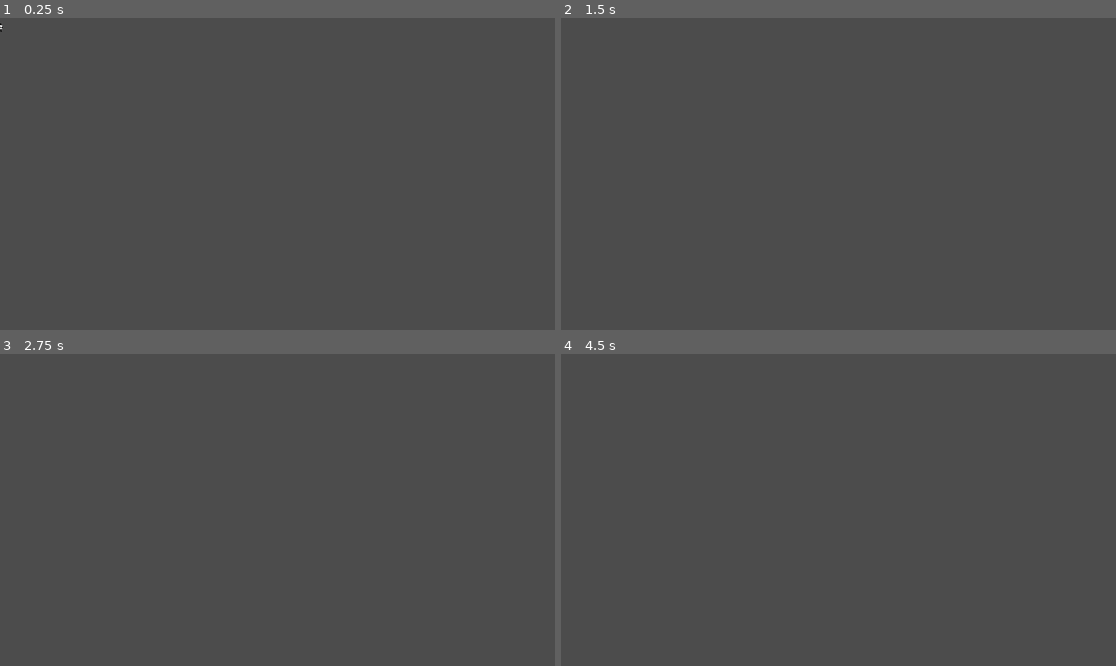
Above: before the commit, frames 1-4 (two rows, left to right).
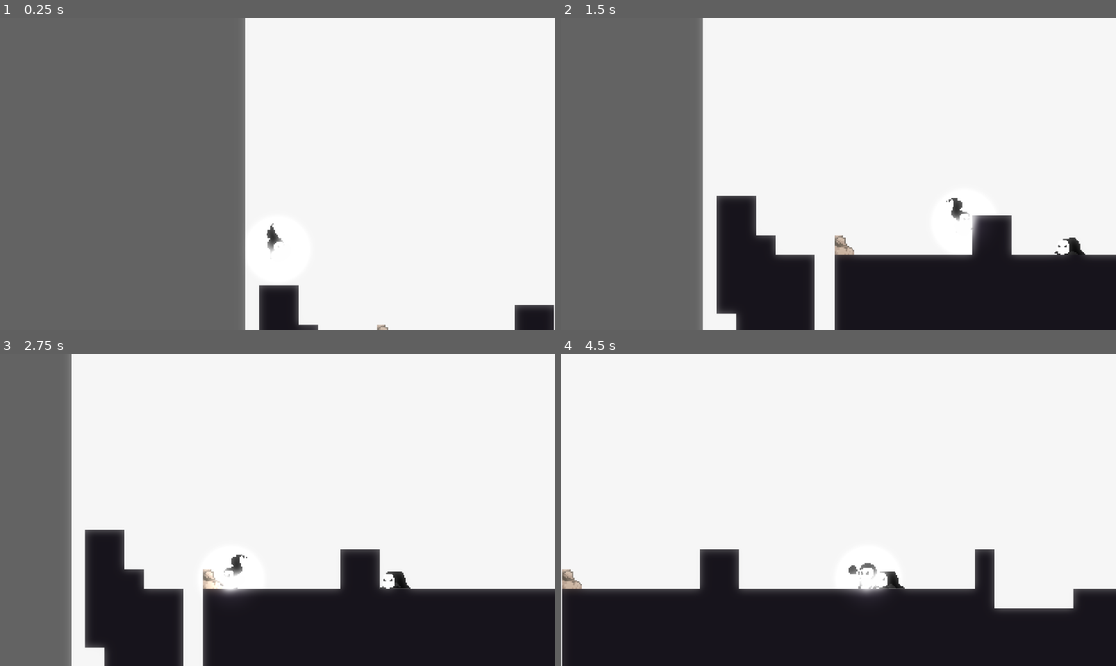
Above: after the commit, the same moments.

Repository: SirDroffilc/Global-Game-Jam-Kamiyon-Studios
Game: Godot game, scene res://scenes/stages/stage_1.tscn
Same seed, same stepped clock (60 frames per second), same inputs: the game is played once before the commit and once after it. Before the commit the project starts from res://scenes/players/player.tscn.
Inputs (mouse positions are in pixels of both pictures, inside the frame that each line leads up to):
- Up to frame 1 (0.25 s): no input
- Up to frame 2 (1.5 s): move the mouse to (960, 158) at 0.52 s; press the mouse at (960, 158) at 0.53 s; hold D (move_right) from 0.53 s (still down); tap Space (jump) at 0.77, 1.07 s; tap C (dash) at 0.8, 1.35 s; move the mouse to (727, 189) at 1.27 s; release the mouse at (727, 189) at 1.28 s
- Up to frame 3 (2.75 s): tap Space (jump) at 1.52, 1.55, 1.82 s; move the mouse to (333, 441) at 2.02 s; release D (move_right) at 2.03 s; hold A (move_left) from 2.03 s (still down); hold Space (jump) from 2.03 s (still down); click (333, 441) at 2.3 s
- Up to frame 4 (4.5 s): move the mouse to (810, 572) at 2.77 s; release A (move_left) at 2.78 s; release Space (jump) at 2.78 s; hold D (move_right) 2.78-4.28 s; click (810, 572) at 2.85 s; tap Space (jump) at 3.02, 3.32 s; tap C (dash) at 3.05, 3.6 s; move the mouse to (1005, 556) at 3.52 s; hold Space (jump) 3.53-4.28 s; move the mouse to (672, 463) at 4.27 s; hold A (move_left) from 4.28 s (still down); click (672, 463) at 4.35 s

The runs differ from the first frame. In frame 1, 57% of the frame differs, in the area x 0-100%, y 0-100%; in frame 2, 75%; in frame 3, 87%; in frame 4, 99%.
Error before the commit: Invalid access to property or key 'offset' on a base object of type 'null instance'. (res://scripts/players/player.gd:89)

Commit message:
stable version

Diff:
--- a/project.godot
+++ b/project.godot
@@ -15,7 +15,7 @@
 [application]
 
 config/name="Global Game Jam"
-run/main_scene="uid://c3emj4ho0t73a"
+run/main_scene="uid://ccnkndopj53gm"
 config/features=PackedStringArray("4.6", "Forward Plus")
 boot_splash/show_image=false
 boot_splash/use_filter=false
@@ -24,6 +24,12 @@
 [autoload]
 
 PlayerManager="*uid://ctkso6516d17c"
+
+[display]
+
+window/size/viewport_width=1920
+window/size/viewport_height=1080
+window/size/mode=4
 
 [global_group]
 
--- a/scenes/enemies/enemy_1.gd
+++ b/scenes/enemies/enemy_1.gd
@@ -20,8 +20,8 @@
 var player: CharacterBody2D = null
 
 # --- Meticulous Knockback Variables ---
-@export var knockback_strength: float = 120.0
-@export var knockback_friction: float = 1800.0
+@export var knockback_strength: float = 150.0
+@export var knockback_friction: float = 1500.0
 var knockback_velocity: Vector2 = Vector2.ZERO
 
 @onready var animated_sprite: AnimatedSprite2D = $AnimatedSprite2D
@@ -91,15 +91,13 @@
 	velocity.y = tackle_force_y
 
 # --- Meticulous Tackle Hit Logic ---
+# Inside enemy.gd
 func _on_tackle_hitbox_body_entered(body: Node2D) -> void:
 	if is_attacking and not has_dealt_damage and not is_dying:
-		if body.is_in_group("Player"):
-			# 1. Apply damage via PlayerManager
-			PlayerManager.subtract_health(damage)
-			has_dealt_damage = true # Ensure only one hit per tackle
-
-			# 2. Print health as requested
-			print("--- TACKLE HIT! Player Health: ", PlayerManager.get_health(), " ---")
+		# Check if the body we hit has the take_damage method
+		if body.has_method("take_damage"):
+			body.take_damage(damage) # This triggers the flash and the shake!
+			has_dealt_damage = true
 
 # --- Signals & Death ---
 func _on_visible_on_screen_notifier_screen_entered() -> void:
@@ -110,13 +108,31 @@
 
 func take_damage(amount: int, attacker_pos: Vector2 = Vector2.ZERO) -> void:
 	if is_dying: return
+
 	current_health -= amount
+
+	# Trigger the visual flash effect
+	flash_hurt()
+
 	if attacker_pos != Vector2.ZERO:
 		var knockback_dir = (global_position - attacker_pos).normalized()
 		var impact_vector = Vector2(knockback_dir.x, -0.1).normalized()
 		knockback_velocity = impact_vector * knockback_strength
+
 	if current_health <= 0:
 		die()
+
+# --- Meticulous Hit Flash Logic ---
+func flash_hurt() -> void:
+	# 1. Create a tween specifically for this node
+	var tween = create_tween()
+
+	# 2. Instantly set the color to a "Hurt" color (Red or pure White)
+	# Color(Red, Green, Blue, Alpha) - 10, 10, 10 makes it glow if you use HDR
+	animated_sprite.modulate = Color("8c8c8c")
+
+	# 3. Transition back to normal (Color.WHITE) over 0.1 seconds
+	tween.tween_property(animated_sprite, "modulate", Color.WHITE, 0.1)
 
 func die() -> void:
 	is_dying = true
--- a/scenes/enemies/enemy_1.tscn
+++ b/scenes/enemies/enemy_1.tscn
@@ -263,8 +263,8 @@
 collision_layer = 64
 collision_mask = 28
 script = ExtResource("1_lsxte")
-base_health = 100
-damage = 10
+base_health = 30
+damage = 20
 
 [node name="AnimatedSprite2D" type="AnimatedSprite2D" parent="." unique_id=713817366]
 position = Vector2(0, -16)
--- a/scenes/players/death_state.gd
+++ b/scenes/players/death_state.gd
@@ -1,17 +1,13 @@
 extends State
 
+# Inside death_state.gd
+
+# Inside death_state.gd
 func enter() -> void:
-	# 1. Stop all current momentum
 	parent.velocity = Vector2.ZERO
-
-	# 2. Play the death animation
-	# This uses your play_animation logic which handles light/dark suffixes
 	parent.play_animation("death")
-
-	# 3. Disable the hitbox just in case it was active
-	parent.hitbox_shape.disabled = true
-
-	print(">>> PLAYER STATE: Entered Death State")
+	# Defer any manual disability here too just to be safe
+	parent.hitbox_shape.set_deferred("disabled", true)
 
 @warning_ignore("unused_parameter")
 func process_physics(delta: float) -> State:
--- a/scripts/players/player.gd
+++ b/scripts/players/player.gd
@@ -117,25 +117,37 @@
 func play_animation(anim_base_name: String) -> void:
 	var final_base_name = anim_base_name
 
-	# SHAKE LOGIC REFINEMENT:
+	# 1. Handle combat naming logic
 	if anim_base_name == "attack":
 		if not is_light:
-			# DARK MELEE: Keep the heavy impact (0.2 per hit)
 			final_base_name = "attack" + str(combo_count)
 			apply_shake(0.2)
 		else:
-			# LIGHT PROJECTILE: Change base name to shoot
 			final_base_name = "shoot"
-			# We do NOT call apply_shake(0.2) here anymore
-
+
+	# 2. Determine animation naming with fallback
 	var suffix = "_light" if is_light else "_dark"
 	var anim_to_play = final_base_name + suffix
 
+	if not animated_sprite.sprite_frames.has_animation(anim_to_play):
+		anim_to_play = final_base_name
+
+	# 3. Handle AnimationPlayer (Dark Melee)
 	if not is_light and anim_base_name == "attack":
 		animation_player.play(anim_to_play)
 	else:
 		animation_player.stop()
-		animated_sprite.play(anim_to_play)
+
+		# 4. THE COMPREHENSIVE FIX: Defer ALL hitbox changes
+		# Only disable the hitbox if we aren't currently attacking.
+		if anim_base_name != "attack":
+			hitbox_shape.set_deferred("disabled", true)
+
+		# 5. Play the animation safely
+		if animated_sprite.sprite_frames.has_animation(anim_to_play):
+			animated_sprite.play(anim_to_play)
+		else:
+			print("WARNING: Animation not found: ", anim_to_play)
 
 func shoot_arrow() -> void:
 	if arrow_scene:
@@ -155,6 +167,27 @@
 		apply_shake(0.2)
 		area.get_parent().take_damage(PlayerManager.get_damage(), global_position)
 
+func take_damage(amount: int) -> void:
+	# 1. Update health via the manager
+	PlayerManager.subtract_health(amount)
+
+	# 2. Trigger visual feedback
+	flash_hurt()
+	apply_shake(0.2) # Slightly stronger shake for player damage
+
+	print(">>> PLAYER HIT: Health remaining: ", PlayerManager.get_health())
+
+# Using a Tween for a smooth, high-quality flash
+func flash_hurt() -> void:
+	var tween = create_tween()
+
+	# Set to an HDR-style Red Flash
+	animated_sprite.modulate = Color("8c8c8c")
+
+	# Transition back to normal (White) over 0.1 seconds
+	tween.tween_property(animated_sprite, "modulate", Color.WHITE, 0.1)
+
+
 func _on_death() -> void:
 	# Change to the death state immediately when health hits zero
 	if state_machine.current_state != $StateMachine/DeathState:
